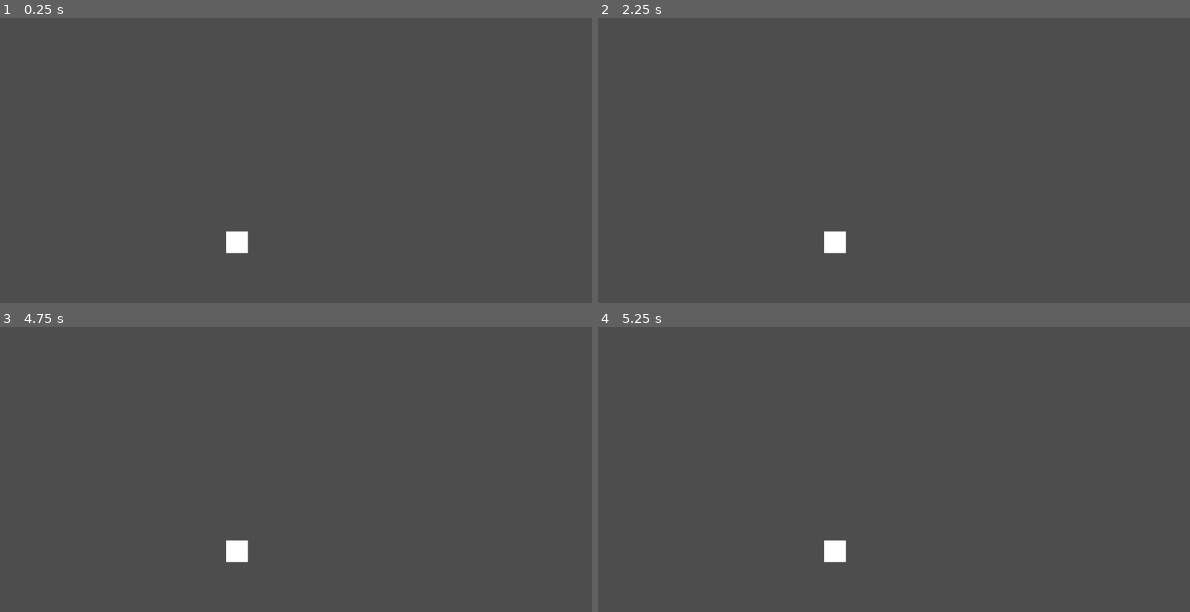
Above: before the commit, frames 1-4 (two rows, left to right).
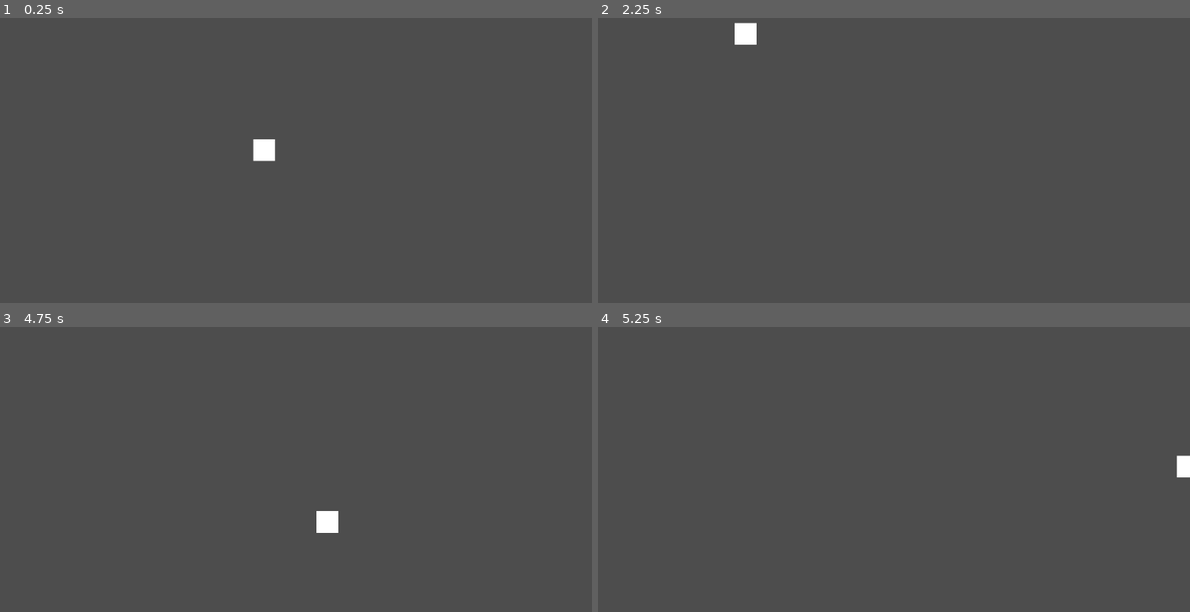
Above: after the commit, the same moments.

Repository: districtjackson/pong
Game: Godot game, scene res://main.tscn
The game is run twice, just before and just after one commit, with the same random seed, the same clock (stepped at 60 frames per second) and the same inputs.
Inputs:
- Up to frame 1 (0.25 s): no input
- Up to frame 2 (2.25 s): tap Enter at 0.5, 2 s; tap Space at 1.25 s
- Up to frame 3 (4.75 s): tap Space at 3.5 s; tap Enter at 4.25 s
- Up to frame 4 (5.25 s): no input

The runs differ from the first frame. In frame 1, 0.6% of the frame differs, in the area x 38-47%, y 42-83%; in frame 2, 0.6%; in frame 3, 0.6%; in frame 4, 0.5%.

Commit message:
Impulse and walls
Ball is now imparted with an impulse from code, and horizontal walls exist for it to bounce off of

Diff:
--- a/ball.gd
+++ b/ball.gd
@@ -1,12 +1,12 @@
-extends Node2D
+extends RigidBody2D
 
 signal score(side)
 
 var delayLength = 2
-var serveSide = 0
+var serveSide = -1 # -1 == left, 1 == right
 
 # Called when the node enters the scene tree for the first time.
-func setup(delay = 2, side = 0):
+func setup(delay = 2, side = -1):
 	delayLength = delay
 	serveSide = side
 
@@ -14,15 +14,16 @@
 
 # Called every frame. 'delta' is the elapsed time since the previous frame.
 func _process(delta):
-
 	# If ball goes out either side, tells main that there was a goal and which side, then deletes itself
 	if(position.x <= 0): # This is scoring for some reason
 		score.emit(1)
 		queue_free()
-	elif(position.x >= 1920):
+	elif(position.x >= 1152):
 		score.emit(0)
 		queue_free()
 
 func _on_timer_timeout():
+	apply_central_impulse(Vector2(1000 * serveSide, 1000 * serveSide))
+
 	## Impart force, maybe have to use set_physics_process
 	print("Timed Out")
--- a/ball.tscn
+++ b/ball.tscn
@@ -1,25 +1,31 @@
-[gd_scene load_steps=4 format=3 uid="uid://dvj8pdu883y6w"]
+[gd_scene load_steps=5 format=3 uid="uid://dvj8pdu883y6w"]
 
 [ext_resource type="Script" path="res://ball.gd" id="1_ce0yg"]
 [ext_resource type="Texture2D" uid="uid://btrpjjdtoyvdn" path="res://assets/Pong Ball.png" id="2_68wh5"]
 
-[sub_resource type="RectangleShape2D" id="RectangleShape2D_pqikh"]
+[sub_resource type="PhysicsMaterial" id="PhysicsMaterial_lwnim"]
+friction = 0.0
+bounce = 1.0
+
+[sub_resource type="RectangleShape2D" id="RectangleShape2D_gc2wx"]
 size = Vector2(40, 40)
 
-[node name="Ball" type="Node2D"]
-position = Vector2(500, 500)
+[node name="Ball" type="RigidBody2D"]
+position = Vector2(550, 330)
+physics_material_override = SubResource("PhysicsMaterial_lwnim")
+gravity_scale = 0.0
+lock_rotation = true
 script = ExtResource("1_ce0yg")
+metadata/_edit_group_ = true
 
 [node name="StartTimer" type="Timer" parent="."]
 one_shot = true
 
-[node name="Sprite2D" type="Sprite2D" parent="."]
+[node name="CollisionShape2D" type="CollisionShape2D" parent="."]
+shape = SubResource("RectangleShape2D_gc2wx")
+
+[node name="BallSprite" type="Sprite2D" parent="."]
 z_index = 3
 texture = ExtResource("2_68wh5")
 
-[node name="RigidBody2D" type="RigidBody2D" parent="."]
-
-[node name="CollisionShape2D" type="CollisionShape2D" parent="RigidBody2D"]
-shape = SubResource("RectangleShape2D_pqikh")
-
 [connection signal="timeout" from="StartTimer" to="." method="_on_timer_timeout"]
--- a/main.gd
+++ b/main.gd
@@ -13,16 +13,16 @@
 	randomize()
 	serveSide = randi() % 2
 
+	if(serveSide == 0):
+		serveSide = -1
+
 	_startRound()
 
 func _startRound():
 	var ball = ball_scene.instantiate()
 	add_child(ball)
+	ball.score.connect(_on_ball_score)
 	ball.setup(delay, serveSide)
-
-# Called every frame. 'delta' is the elapsed time since the previous frame.
-func _process(delta):
-	pass
 
 # When main sees that the ball scores, increment the score, check if either player has reached the score limit, and if not spawn another ball
 func _on_ball_score(side):
--- a/wall.tscn
+++ b/wall.tscn
@@ -1,9 +1,13 @@
-[gd_scene load_steps=2 format=3 uid="uid://lhsxutagac1w"]
+[gd_scene load_steps=3 format=3 uid="uid://lhsxutagac1w"]
+
+[sub_resource type="PhysicsMaterial" id="PhysicsMaterial_rifys"]
+bounce = 1.0
 
 [sub_resource type="RectangleShape2D" id="RectangleShape2D_pj6x7"]
 size = Vector2(1152, 14)
 
 [node name="Wall" type="StaticBody2D"]
+physics_material_override = SubResource("PhysicsMaterial_rifys")
 
 [node name="CollisionShape2D" type="CollisionShape2D" parent="."]
 position = Vector2(576, -7)
